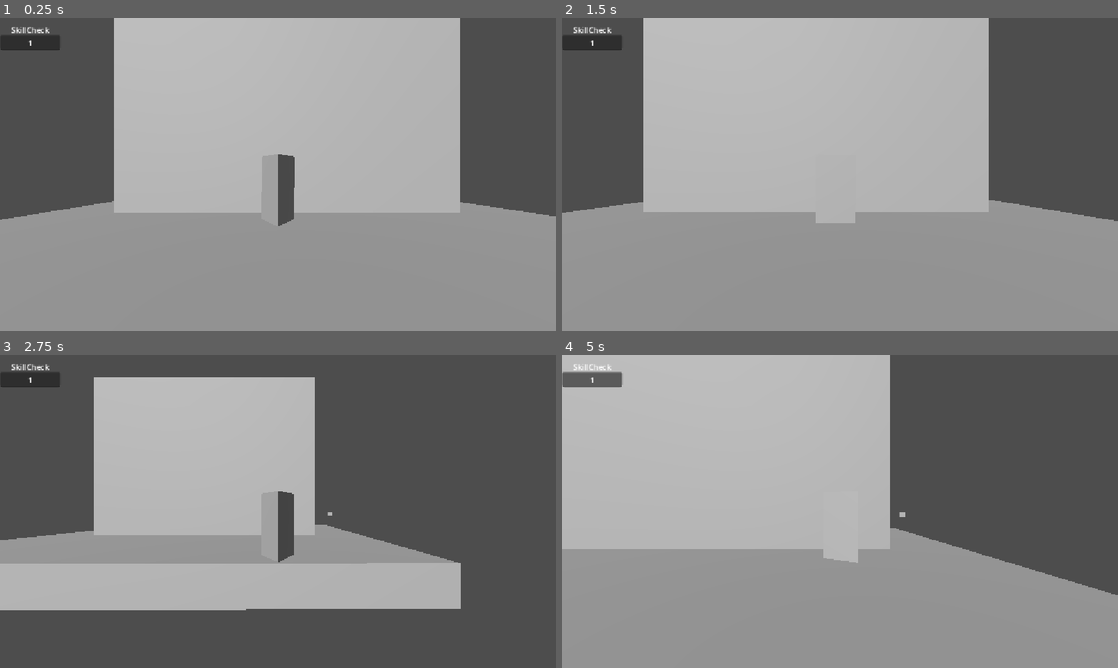
Above: before the commit, frames 1-4 (two rows, left to right).
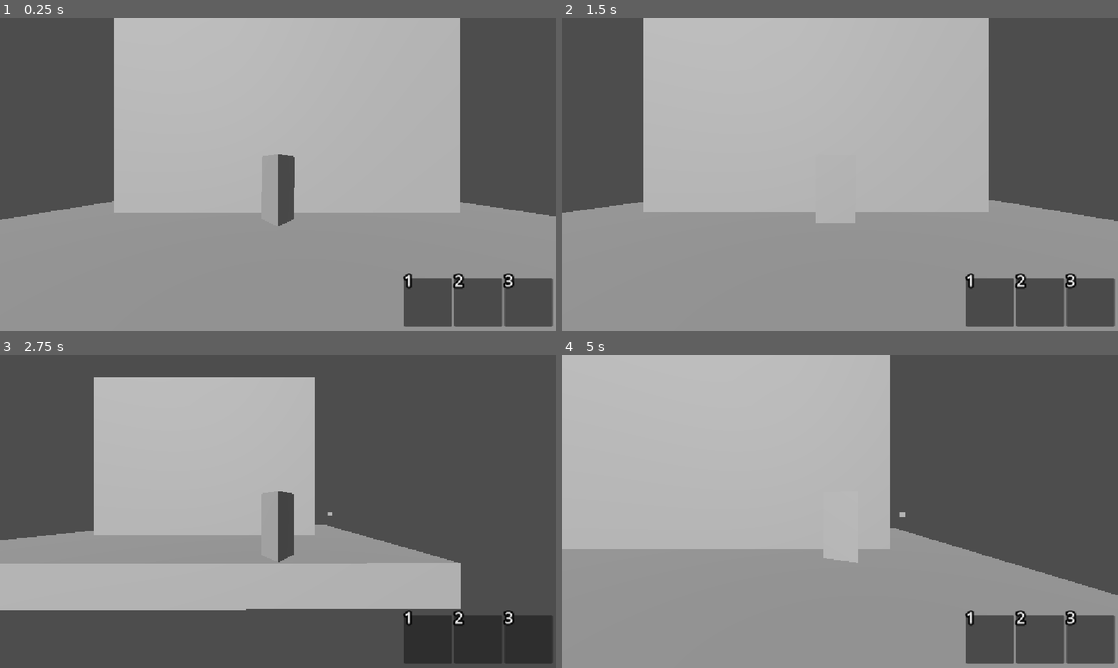
Above: after the commit, the same moments.

Repository: Golden1Stone/dw-in-full-bloom
Game: Godot game, scene res://Scenes/Base.tscn
The game is run twice, just before and just after one commit, with the same random seed, the same clock (stepped at 60 frames per second) and the same inputs. Before the commit the project starts from res://Base.tscn.
Inputs (mouse positions are in pixels of both pictures, inside the frame that each line leads up to):
- Up to frame 1 (0.25 s): no input
- Up to frame 2 (1.5 s): click (990, 302) at 0.52 s; tap Enter at 1.25 s; move the mouse to (962, 158) at 1.27 s; hold D (Right) from 1.28 s (still down); hold E (Interact) from 1.28 s (still down); click (962, 158) at 1.42 s
- Up to frame 3 (2.75 s): move the mouse to (166, 527) at 2.02 s; release D (Right) at 2.03 s; release E (Interact) at 2.03 s; hold S (Down) from 2.03 s (still down); tap E (Interact) at 2.1 s
- Up to frame 4 (5 s): move the mouse to (895, 442) at 2.77 s; release S (Down) at 2.78 s; hold D (Right) 2.78-3.53 s; hold E (Interact) 2.78-3.53 s; move the mouse to (812, 574) at 3.52 s; hold W (Up) 3.53-4.28 s; tap E (Interact) at 3.6 s; click (812, 574) at 3.67 s; move the mouse to (1006, 558) at 4.27 s; hold A (Left) from 4.28 s (still down); hold E (Interact) from 4.28 s (still down)

The runs differ from the first frame. In frame 1, 4.7% of the frame differs, in the area x 0-100%, y 2-99%; in frame 2, 4.7%; in frame 3, 4.5%; in frame 4, 4.8%.

Commit message:
Mostly inventory related additions
reorganized the folders
made classes for stuff like Inventory, Items, an UI slots for the inventory UI
oh yeah basic inventory UI
moved the debug lineedit for the skillcheck level editing to the hud
minor code cleanups here and there, made sure nothing is broken

Diff:
--- /dev/null
+++ b/Classes/inv_ui_slot.gd
@@ -0,0 +1,5 @@
+class_name InventoryUISlot extends Panel
+
+@export var item_icon_button : TextureButton
+@export var slot_number_label : Label
+@export var item : Item
--- /dev/null
+++ b/Classes/item.gd
@@ -0,0 +1,30 @@
+class_name Item extends Node
+
+@export var item_name : String = "ITEM"
+@export var item_icon : Texture = load("res://icon.png")
+@export var item_description : String = "DESCRIPTION"
+@export var uses_amount : int = 1
+
+func _use(player : Player) -> void:
+	queue_free()
+
+func pick_up(player : Player):
+	if !player: return
+	if !player.inventory: return
+
+	var p_inventory = player.inventory
+
+	if !p_inventory.inventory_size > p_inventory.items.size():
+		## Tell the player that they don't have enough inventory space or smth
+		return
+
+	get_parent().queue_free()
+	reparent(p_inventory)
+	p_inventory.item_added.emit(self)
+
+# bit of an explination to this ^^^:
+#    originally when an item spawns in somewhere on the floor, this "item" node is child of it
+#    basically as a data-holder
+#    upon being picked up, the overworld representation of that item is destoryed (line 15)
+#    n then we add that item to the inventory of the player that picked it up, as well as tell the-
+#    player's inventory about there being a new item in it
--- a/player.gd
+++ b/Classes/player.gd
@@ -1,6 +1,8 @@
+class_name Player
 extends CharacterBody3D
 
-class_name Player
+@export var inventory : PlayerInventory
+@export var debug_skillcheck : LineEdit
 
 const SPEED = 5.0
 const JUMP_VELOCITY = 4.5
@@ -8,8 +10,6 @@
 @onready var CameraRay : SpringArm3D = $SpringArm3D
 @onready var MeshInst : MeshInstance3D = $MeshInstance3D
 var direction : Vector2i = Vector2i(0,0)
-
-
 
 func _input(event: InputEvent) -> void:
 	if event is InputEventMouseMotion:
@@ -27,15 +27,7 @@
 	if not is_on_floor():
 		velocity += get_gravity() * delta
 
-	direction = Vector2i(0,0)
-	if Input.is_action_pressed("Up"):
-		direction.x = 1
-	if Input.is_action_pressed("Down"):
-		direction.x = -1
-	if Input.is_action_pressed("Left"):
-		direction.y = -1
-	if Input.is_action_pressed("Right"):
-		direction.y = 1
+	direction = round(Input.get_vector("Down", "Up", "Left", "Right"))
 
 	if direction:
 		velocity.x = (direction.x * cos(CameraRay.rotation.y) + direction.y * sin(CameraRay.rotation.y)) * SPEED
@@ -55,5 +47,5 @@
 	if new_text.is_valid_int():
 		SkillCheckLevel = int(new_text)
 	else:
-		$"../LineEdit".text = "1"
+		debug_skillcheck.text = "1"
 		SkillCheckLevel = 1
--- /dev/null
+++ b/Classes/player_inventory.gd
@@ -0,0 +1,11 @@
+class_name PlayerInventory extends Node
+
+@export var inventory_size : int = 3
+var items : Array[Item] = [] :
+	get:
+		var items_arr : Array[Item] = []
+		for c in get_children():
+			items_arr.append(c)
+		return items_arr
+
+signal item_added(item : Item)
--- a/Base.tscn
+++ b/Scenes/Base.tscn
@@ -1,7 +1,8 @@
 [gd_scene format=3 uid="uid://c001oap5m2ct1"]
 
-[ext_resource type="Script" uid="uid://e310vevll57" path="res://base.gd" id="1_b56jl"]
-[ext_resource type="PackedScene" uid="uid://eve0ridqh0re" path="res://Nodes/Player.tscn" id="1_nfj5t"]
+[ext_resource type="Script" uid="uid://e310vevll57" path="res://Scripts/base.gd" id="1_56fhp"]
+[ext_resource type="PackedScene" uid="uid://eve0ridqh0re" path="res://Scenes/Player.tscn" id="2_ospri"]
+[ext_resource type="Script" uid="uid://bckcqvi86yhcq" path="res://Scripts/inventory_ui.gd" id="3_ym4w0"]
 
 [sub_resource type="BoxMesh" id="BoxMesh_bhunq"]
 size = Vector3(12.743256, 1, 14.922607)
@@ -19,10 +20,11 @@
 size = Vector3(0.30993652, 0.32263184, 0.30664063)
 
 [node name="Base" type="Node3D" unique_id=47323606]
-script = ExtResource("1_b56jl")
-
-[node name="CharacterBody3D" parent="." unique_id=311895342 instance=ExtResource("1_nfj5t")]
+script = ExtResource("1_56fhp")
+
+[node name="Player" parent="." unique_id=311895342 node_paths=PackedStringArray("debug_skillcheck") instance=ExtResource("2_ospri")]
 transform = Transform3D(-0.0016240311, 0, -0.9999987, 0, 1, 0, 0.9999987, 0, -0.0016240311, 0, 0.9931961, 0)
+debug_skillcheck = NodePath("../UI/HUD/DEBUG/Skillcheck")
 
 [node name="Map" type="Node3D" parent="." unique_id=1921643922]
 
@@ -80,6 +82,7 @@
 grow_vertical = 2
 
 [node name="Interaction" type="Control" parent="UI" unique_id=1573484419]
+visible = false
 anchors_preset = 0
 offset_right = 40.0
 offset_bottom = 40.0
@@ -127,6 +130,7 @@
 text = "E"
 
 [node name="SkillCheck" type="Control" parent="UI" unique_id=2043027683]
+visible = false
 layout_mode = 1
 anchors_preset = 13
 anchor_left = 0.5
@@ -191,7 +195,22 @@
 grow_vertical = 2
 color = Color(0, 0, 0, 1)
 
-[node name="LineEdit" type="LineEdit" parent="." unique_id=1332674014]
+[node name="HUD" type="Control" parent="UI" unique_id=433527258]
+layout_mode = 1
+anchors_preset = 15
+anchor_right = 1.0
+anchor_bottom = 1.0
+grow_horizontal = 2
+grow_vertical = 2
+
+[node name="DEBUG" type="Control" parent="UI/HUD" unique_id=890805128]
+visible = false
+anchors_preset = 0
+offset_right = 40.0
+offset_bottom = 40.0
+
+[node name="Skillcheck" type="LineEdit" parent="UI/HUD/DEBUG" unique_id=1332674014]
+layout_mode = 0
 offset_left = 1.0
 offset_top = 36.0
 offset_right = 125.0
@@ -204,11 +223,45 @@
 middle_mouse_paste_enabled = false
 drag_and_drop_selection_enabled = false
 
-[node name="Label" type="Label" parent="LineEdit" unique_id=85272040]
+[node name="Label" type="Label" parent="UI/HUD/DEBUG/Skillcheck" unique_id=85272040]
 layout_mode = 0
 offset_top = -23.0
 offset_right = 123.0
 text = "SkillCheck"
 horizontal_alignment = 1
 
-[connection signal="text_changed" from="LineEdit" to="CharacterBody3D" method="_on_line_edit_text_changed"]
+[node name="InventoryUI" type="Control" parent="UI/HUD" unique_id=1240490065 node_paths=PackedStringArray("player", "slot_container")]
+layout_mode = 1
+anchors_preset = 3
+anchor_left = 1.0
+anchor_top = 1.0
+anchor_right = 1.0
+anchor_bottom = 1.0
+offset_left = -666.0
+offset_top = -110.0
+grow_horizontal = 0
+grow_vertical = 0
+script = ExtResource("3_ym4w0")
+player = NodePath("../../../Player")
+slot_container = NodePath("MarginContainer/HBoxContainer")
+
+[node name="MarginContainer" type="MarginContainer" parent="UI/HUD/InventoryUI" unique_id=108523588]
+layout_mode = 1
+anchors_preset = 15
+anchor_right = 1.0
+anchor_bottom = 1.0
+offset_left = -8.0
+offset_top = -6.0
+offset_bottom = 2.0
+grow_horizontal = 2
+grow_vertical = 2
+theme_override_constants/margin_left = 7
+theme_override_constants/margin_top = 7
+theme_override_constants/margin_right = 7
+theme_override_constants/margin_bottom = 7
+
+[node name="HBoxContainer" type="HBoxContainer" parent="UI/HUD/InventoryUI/MarginContainer" unique_id=107018606]
+layout_mode = 2
+alignment = 2
+
+[connection signal="text_changed" from="UI/HUD/DEBUG/Skillcheck" to="Player" method="_on_line_edit_text_changed"]
--- a/Nodes/Player.tscn
+++ b/Scenes/Player.tscn
@@ -1,6 +1,9 @@
 [gd_scene format=3 uid="uid://eve0ridqh0re"]
 
-[ext_resource type="Script" uid="uid://brnmcmpmu8jun" path="res://player.gd" id="1_xhfnw"]
+[ext_resource type="Script" uid="uid://brnmcmpmu8jun" path="res://Classes/player.gd" id="1_xhfnw"]
+[ext_resource type="Script" uid="uid://brwywywi25xrl" path="res://Classes/player_inventory.gd" id="2_kyqiw"]
+[ext_resource type="Script" uid="uid://cpus2tgn37t5k" path="res://Classes/item.gd" id="3_gntrk"]
+[ext_resource type="Texture2D" uid="uid://cnu1cqjuif581" path="res://icon.png" id="4_dewec"]
 
 [sub_resource type="CylinderShape3D" id="CylinderShape3D_riqys"]
 height = 1.5673828
@@ -10,9 +13,10 @@
 [sub_resource type="SphereShape3D" id="SphereShape3D_kpjcp"]
 radius = 0.1
 
-[node name="CharacterBody3D" type="CharacterBody3D" unique_id=311895342]
+[node name="Player" type="CharacterBody3D" unique_id=311895342 node_paths=PackedStringArray("inventory")]
 transform = Transform3D(-0.0016240311, 0, -0.9999987, 0, 1, 0, 0.9999987, 0, -0.0016240311, 0, 0, 0)
 script = ExtResource("1_xhfnw")
+inventory = NodePath("PlayerInventory")
 
 [node name="CollisionShape3D" type="CollisionShape3D" parent="." unique_id=1617875328]
 transform = Transform3D(1, 0, 0, 0, 1, 0, 0, 0, 1, 0, 0.6432457, 0)
@@ -30,3 +34,12 @@
 
 [node name="Camera3D" type="Camera3D" parent="SpringArm3D" unique_id=1426230323]
 transform = Transform3D(1, 0, 0, 0, 1, 0, 0, 0, 1, 8.436885e-05, 0.018881679, 0.05194991)
+
+[node name="PlayerInventory" type="Node" parent="." unique_id=1935067938]
+script = ExtResource("2_kyqiw")
+metadata/_custom_type_script = "uid://brwywywi25xrl"
+
+[node name="Item" type="Node" parent="PlayerInventory" unique_id=1273897167]
+script = ExtResource("3_gntrk")
+item_icon = ExtResource("4_dewec")
+metadata/_custom_type_script = "uid://cpus2tgn37t5k"
--- /dev/null
+++ b/Scenes/inv_slot.tscn
@@ -0,0 +1,40 @@
+[gd_scene format=3 uid="uid://bf3edfcej3mgl"]
+
+[ext_resource type="Script" uid="uid://ditdpowmqog63" path="res://Classes/inv_ui_slot.gd" id="1_usncs"]
+
+[sub_resource type="LabelSettings" id="LabelSettings_ti4av"]
+font_size = 32
+outline_size = 15
+outline_color = Color(0, 0, 0, 1)
+
+[node name="InvSlot" type="Panel" unique_id=50262125 node_paths=PackedStringArray("item_icon_button", "slot_number_label")]
+custom_minimum_size = Vector2(100, 100)
+custom_maximum_size = Vector2(100, 100)
+script = ExtResource("1_usncs")
+item_icon_button = NodePath("MarginContainer/TextureRect")
+slot_number_label = NodePath("InvSlotNumber")
+
+[node name="MarginContainer" type="MarginContainer" parent="." unique_id=1423801388]
+layout_mode = 1
+anchors_preset = 15
+anchor_right = 1.0
+anchor_bottom = 1.0
+grow_horizontal = 2
+grow_vertical = 2
+theme_override_constants/margin_left = 10
+theme_override_constants/margin_top = 10
+theme_override_constants/margin_right = 10
+theme_override_constants/margin_bottom = 10
+
+[node name="TextureRect" type="TextureButton" parent="MarginContainer" unique_id=1458241202]
+layout_mode = 2
+ignore_texture_size = true
+stretch_mode = 0
+
+[node name="InvSlotNumber" type="Label" parent="." unique_id=1745971985]
+layout_mode = 1
+offset_top = -18.0
+offset_right = 40.0
+offset_bottom = 27.0
+text = "1"
+label_settings = SubResource("LabelSettings_ti4av")
--- a/base.gd
+++ b/Scripts/base.gd
@@ -1,7 +1,7 @@
 extends Node3D
 
 @onready var UI : Control = $UI
-@onready var thePlayer : CharacterBody3D = $CharacterBody3D
+@onready var thePlayer : CharacterBody3D = $Player
 @onready var Interaction : Control = UI.find_child("Interaction")
 var InteractionStop : bool = false
 var active_state: Callable
--- /dev/null
+++ b/Scripts/inventory_ui.gd
@@ -0,0 +1,37 @@
+extends Control
+
+@export var player : Player
+@export var slot_container : Control
+
+const SLOT_SCENE = preload("res://Scenes/inv_slot.tscn")
+
+func _ready() -> void:
+	setup_slots()
+
+func setup_slots():
+	if !player: return
+	if !player.inventory: return
+	if !slot_container: return
+
+	var inventory = player.inventory
+
+	for i in range(inventory.inventory_size):
+		var slot = SLOT_SCENE.instantiate()
+		slot_container.add_child(slot)
+
+	update_slots()
+
+func update_slots():
+	if !player: return
+	if !player.inventory: return
+	if !slot_container: return
+
+	var inventory = player.inventory
+	var slot_id : int = 1
+
+	for c in slot_container.get_children():
+		if !c is InventoryUISlot: continue
+		var slot : InventoryUISlot = c
+		slot.slot_number_label.text = str(slot_id)
+
+		slot_id += 1
--- a/project.godot
+++ b/project.godot
@@ -11,14 +11,18 @@
 [application]
 
 config/name="DW In Full Bloom"
-run/main_scene="res://Base.tscn"
+run/main_scene="res://Scenes/Base.tscn"
 config/features=PackedStringArray("4.7", "Forward Plus")
-config/icon="res://icon.svg"
+config/icon="uid://cnu1cqjuif581"
 
 [display]
 
 window/stretch/mode="canvas_items"
 window/stretch/aspect="expand"
+
+[dotnet]
+
+project/assembly_name="DW In Full Bloom"
 
 [input]
 
Renamed: icon.svg -> Assets/g_icon.svg
Not shown, added: Assets/g_icon.svg.import
Not shown, added: Classes/inv_ui_slot.gd.uid
Not shown, added: Classes/item.gd.uid
Renamed: player.gd.uid -> Classes/player.gd.uid
Not shown, added: Classes/player_inventory.gd.uid
Renamed: base.gd.uid -> Scripts/base.gd.uid
Not shown, added: Scripts/inventory_ui.gd.uid
Binary file added: icon.png
Not shown, changed: icon.png.import
Not shown, added: Assets/dandys-world-seeklogo.pdf
